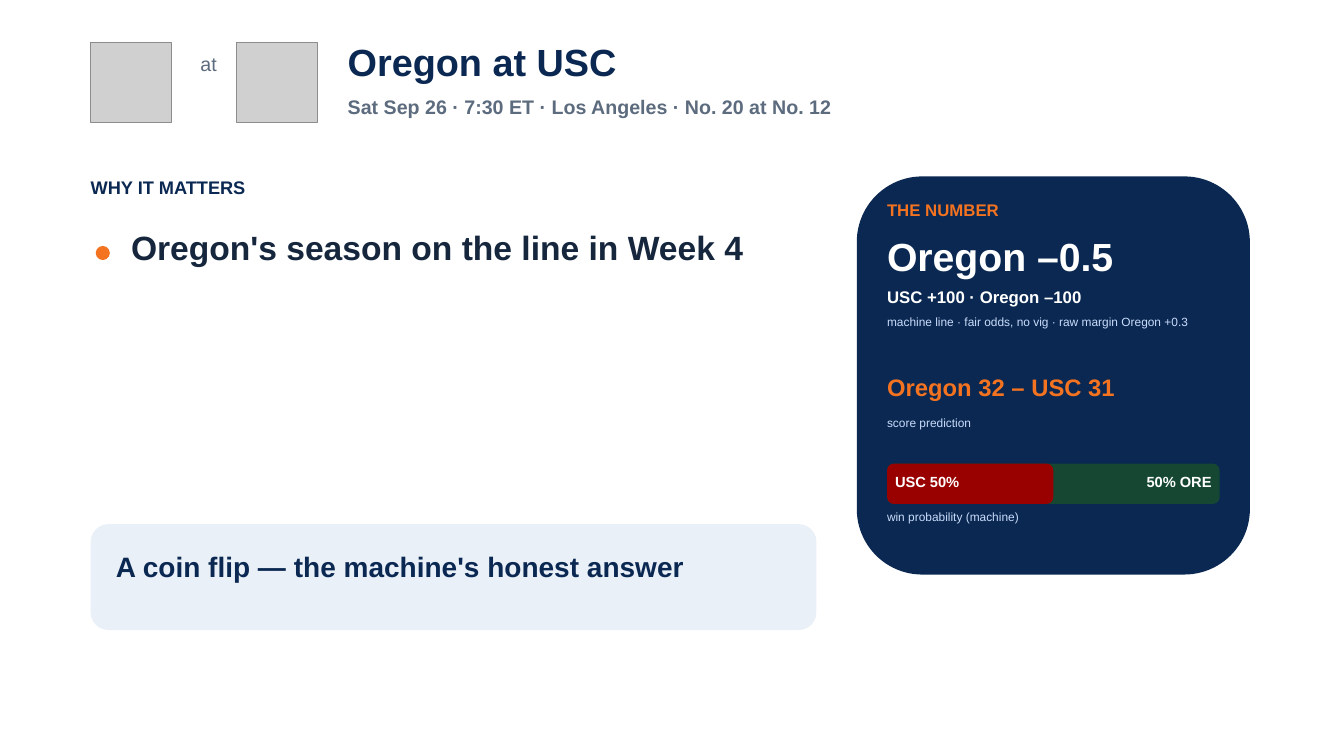
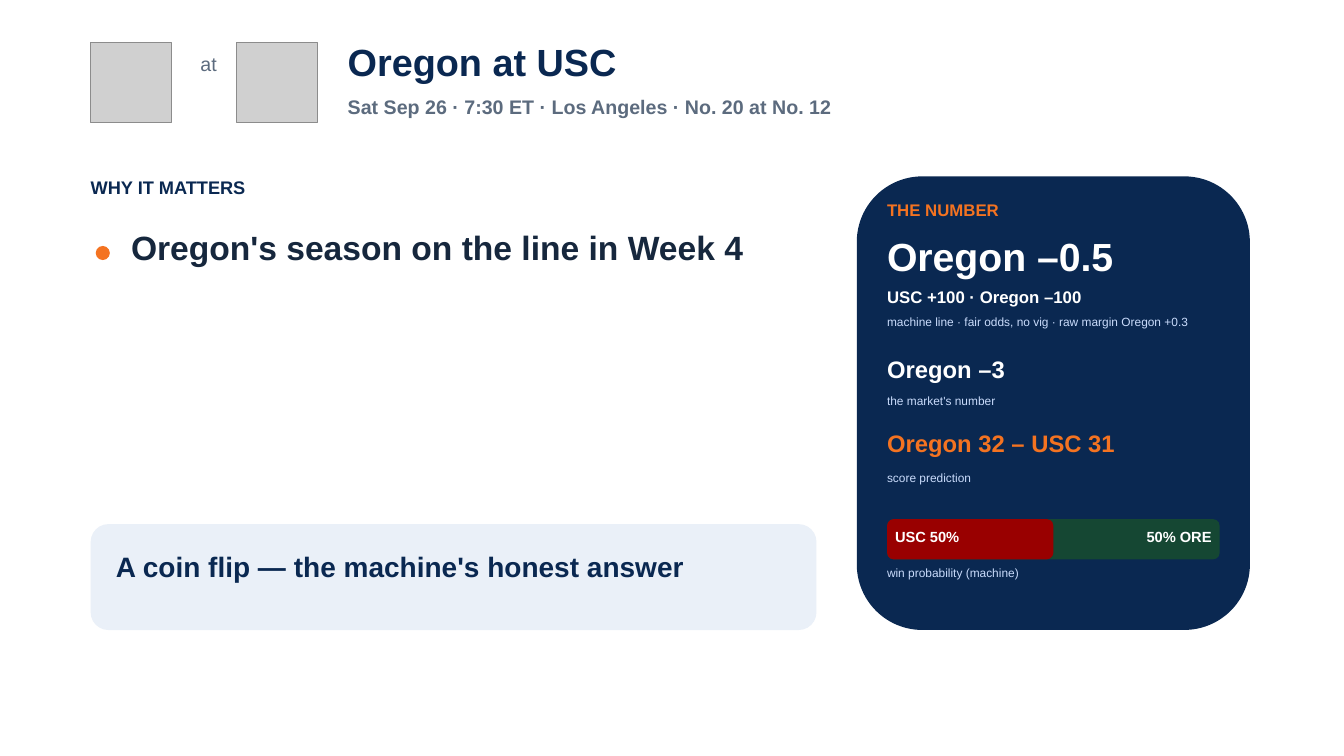
Before and after one commit to lucasalvarezflorida-lab/ncaa-fbs-analytics, a slide deck: slide 15 of decks/2026_Week4_Episode5.pptx. Drawn at 1344x756 pixels with LibreOffice and Linux fonts; fonts in the diff are those of the drawing; grey boxes stand for pictures. Boxes give left, top, right and bottom in pixels: in the first picture for what was removed or moved away, otherwise in the second. Text is boxed around its words. In the diff, an @@ line names an element or a change of style, - is before the commit and + after.

```diff
--- a/decks/2026_Week4_Episode5.pptx
+++ b/decks/2026_Week4_Episode5.pptx
@@ rounded rectangle: place and size @@
-rounded rectangle at bbox=[857, 176, 1250, 575]
+rounded rectangle at bbox=[857, 176, 1250, 630]
@@ text added at bbox=[887, 361, 1004, 383], 17 pt, text #FFFFFF, bold @@
+Oregon –3
@@ text added at bbox=[887, 396, 995, 405], 8.5 pt, text #CADCFC @@
+the market's number
@@ 5 texts, 2 rounded rectangles: place and size @@
-5 texts, 2 rounded rectangles at bbox=[887, 379, 1220, 524]
+5 texts, 2 rounded rectangles at bbox=[887, 435, 1220, 580]
```
Also in this commit, not shown: 5 other slides changed, 3 other files.
